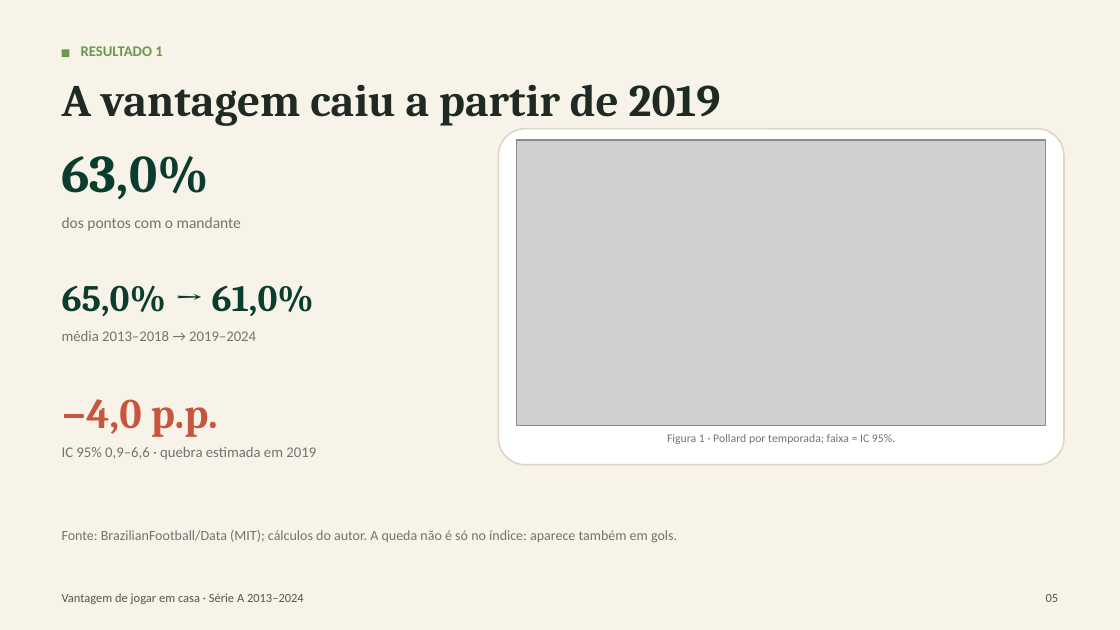
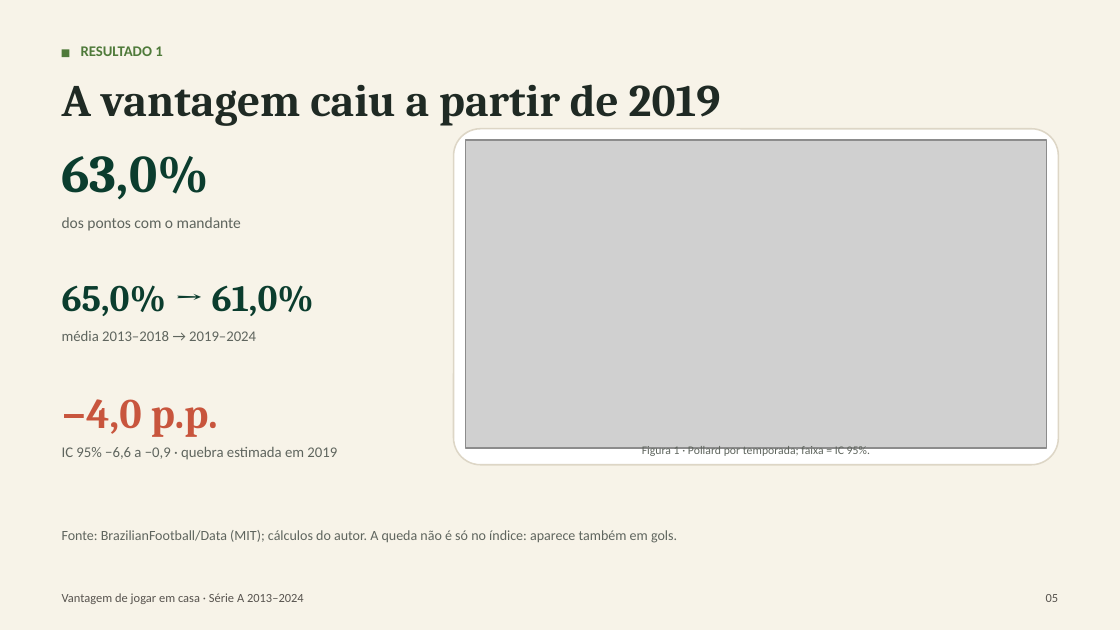
Before and after one commit to EmiyaKiritsugu3/TCC, a slide deck: slide 5 of apresentacao/apresentacao_artigo_2013_2024.pptx. Drawn at 1120x630 pixels with LibreOffice and Linux fonts; fonts in the diff are those of the drawing; grey boxes stand for pictures. Boxes give left, top, right and bottom in pixels: in the first picture for what was removed or moved away, otherwise in the second. Text is boxed around its words. In the diff, an @@ line names an element or a change of style, - is before the commit and + after.

```diff
--- a/apresentacao/apresentacao_artigo_2013_2024.pptx
+++ b/apresentacao/apresentacao_artigo_2013_2024.pptx
@@ rectangle at (x1=62, y1=49, x2=69, y2=57): fill #6A994E to #4F7A3A @@
@@ text "RESULTADO 1" at (x1=81, y1=46, x2=162, y2=56): text colour #6A994E to #4F7A3A @@
@@ rounded rectangle resized from (x1=498, y1=129, x2=1064, y2=465) to (x1=454, y1=129, x2=1058, y2=465) @@
@@ picture resized from (x1=516, y1=140, x2=1045, y2=426) to (x1=466, y1=140, x2=1047, y2=448) @@
@@ text at (x1=62, y1=446, x2=337, y2=460): text changed; text colour #6F756E to #5F655E @@
-IC 95% 0,9–6,6 · quebra estimada em 2019
+IC 95% −6,6 a −0,9 · quebra estimada em 2019
@@ text colour #6F756E to #5F655E in 4 elements at (x1=62, y1=217, x2=241, y2=231), (x1=62, y1=330, x2=256, y2=341), (x1=62, y1=530, x2=677, y2=543), (x1=642, y1=446, x2=870, y2=457) @@
@@ text "Figura 1 · Pollard por ..." moved from (x1=667, y1=434, x2=895, y2=444) to (x1=642, y1=446, x2=870, y2=457) @@
```
Also in this commit, not shown: 9 other slides changed, 6 other files.
